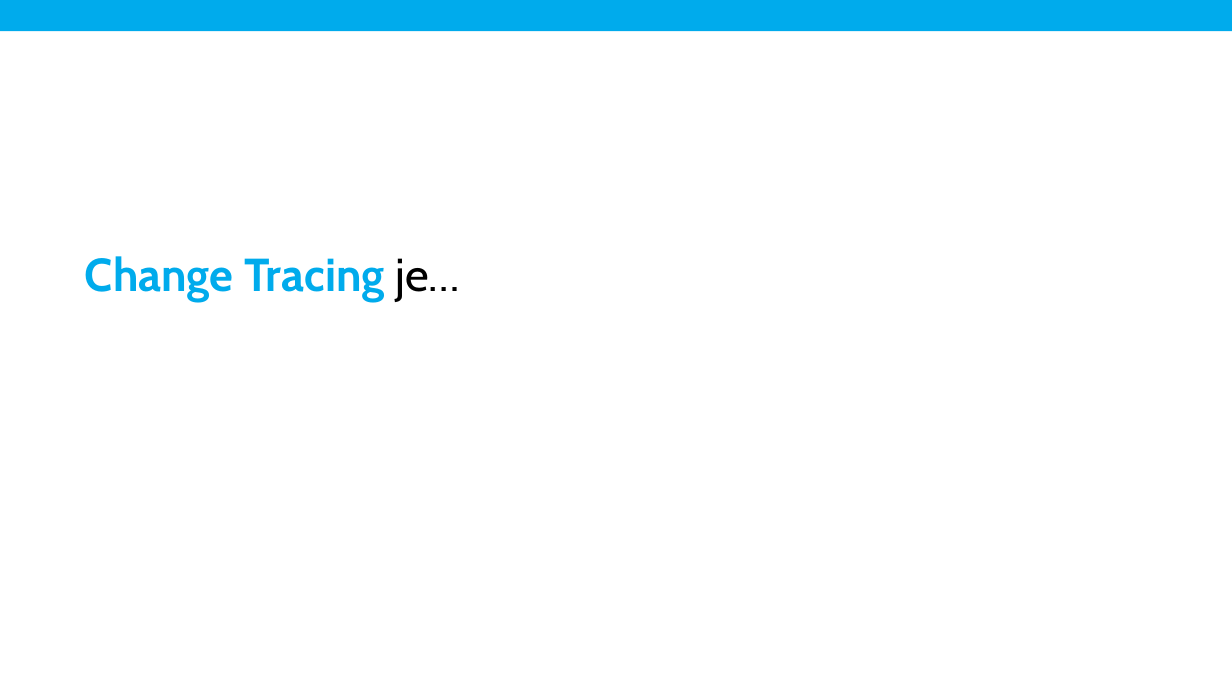
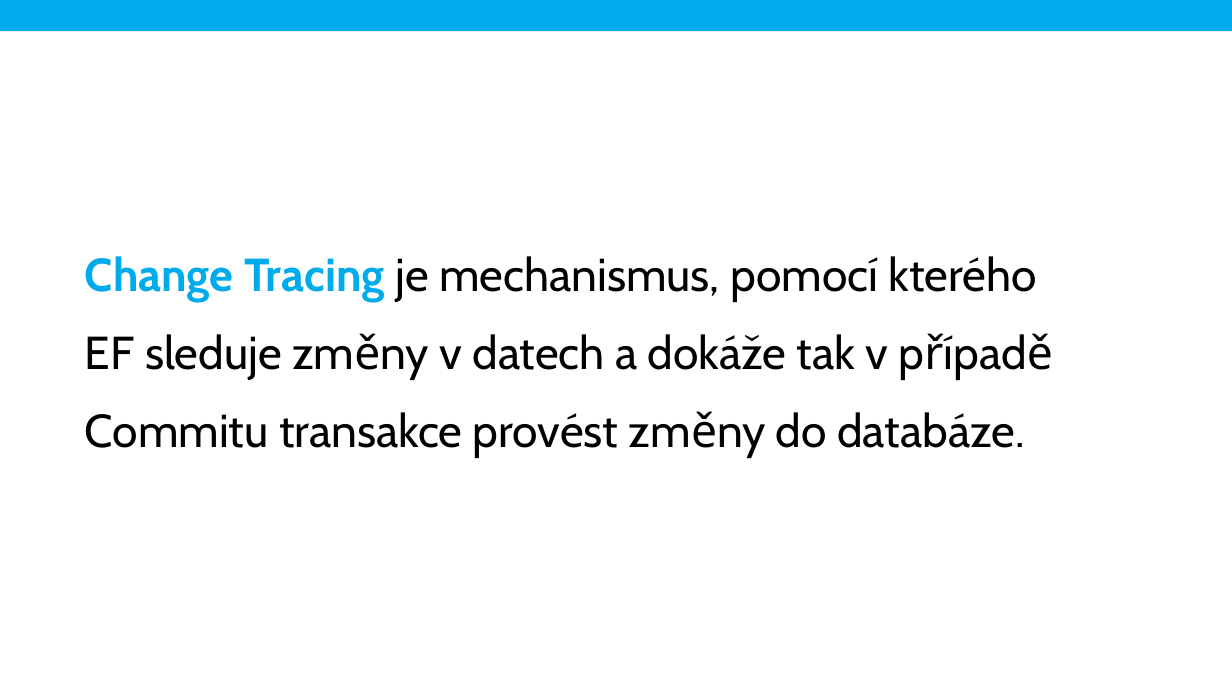
Before and after one commit to mholec/playground, a slide deck: slide 20 of ef6/performance-tips/ef-6-performance.pptx. Drawn at 1232x693 pixels with LibreOffice and Linux fonts; fonts in the diff are those of the drawing; background and template pictures are left out. Boxes give left, top, right and bottom in pixels: in the first picture for what was removed or moved away, otherwise in the second. Text is boxed around its words. In the diff, an @@ line names an element or a change of style, - is before the commit and + after.

```diff
--- a/ef6/performance-tips/ef-6-performance.pptx
+++ b/ef6/performance-tips/ef-6-performance.pptx
@@ text at (85,256,1037,458): text changed; text colour #00ABEC to #000000; bold off @@
-Change Tracing je…
+Change Tracing je mechanismus, pomocí kterého EF sleduje změny v datech a dokáže tak v případě Commitu transakce provést změny do databáze.
```
Also in this commit, not shown: 5 slides added, 1 slide removed, 2 other files.
